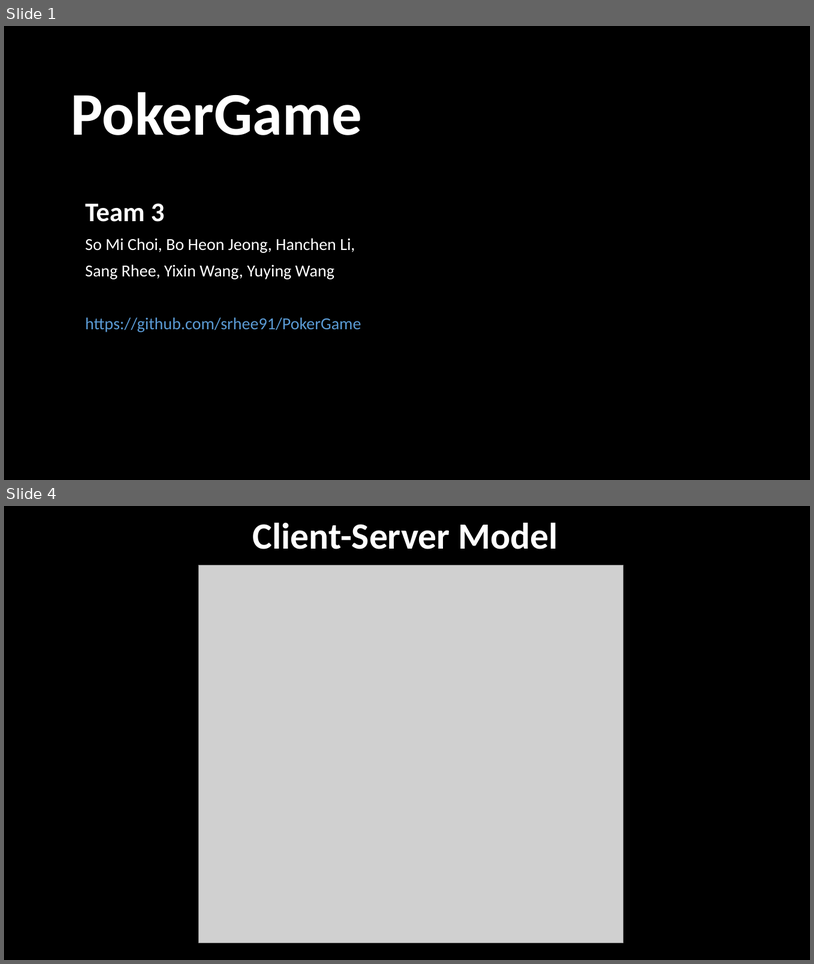
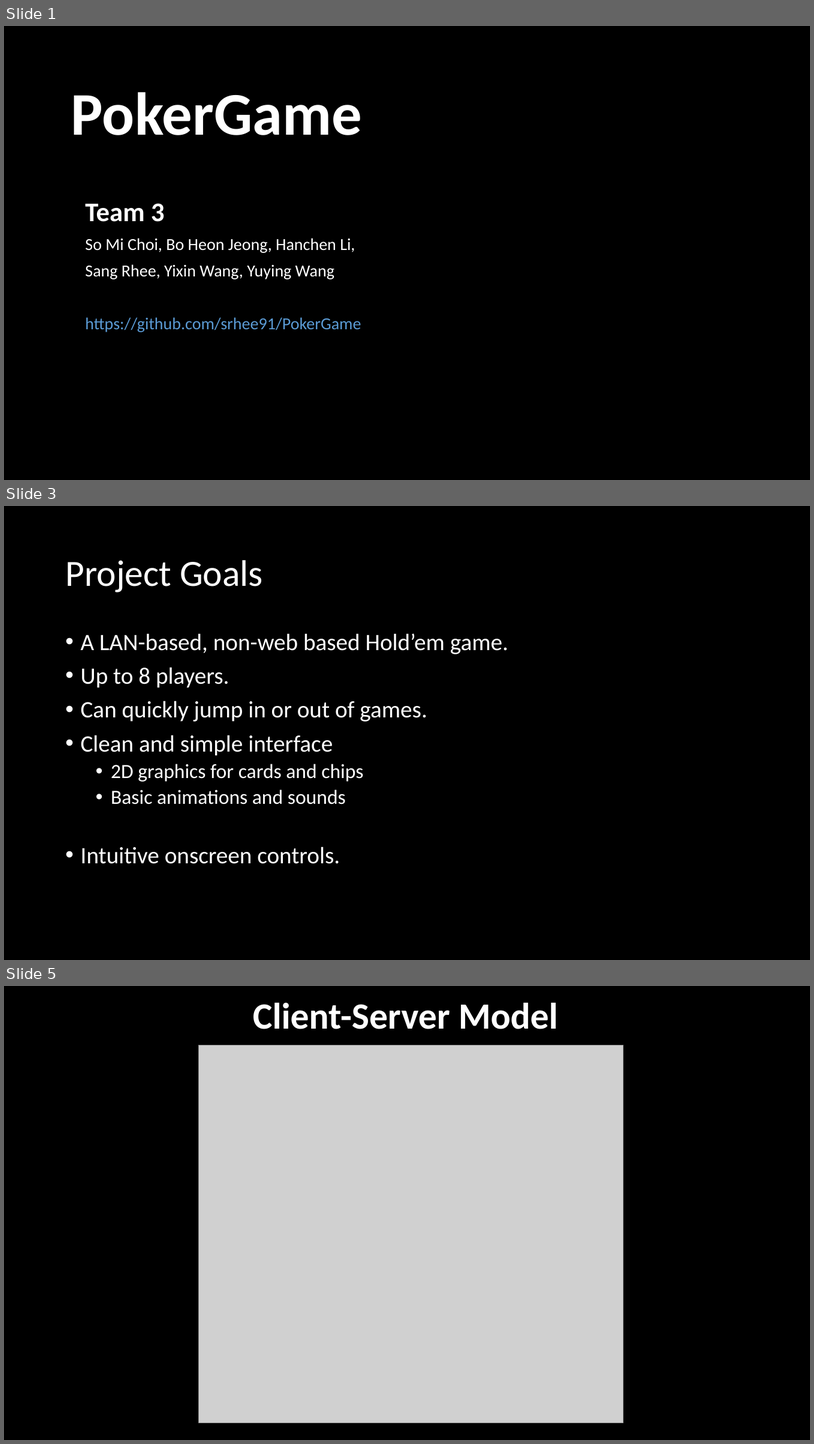
Before and after one commit to srhee91/PokerGame, a slide deck: 09. Sprint3 Final Presentation/FinalPresentation.pptx. Shown one above the other, each under a label of ours: slides 1 and 4 before the commit, slides 1, 3 and 5 after it; the slides between them are not shown. The pictures are 814x964 and 814x1444 pixels, drawn with LibreOffice and Linux fonts; fonts in the diff are those of the drawing; grey boxes stand for pictures; background and template pictures are left out. Boxes give left, top, right and bottom in pixels: in the first picture for what was removed or moved away, otherwise in the second. Text is boxed around its words. In the diff, an @@ line names an element or a change of style, - is before the commit and + after.

Commit message:
added a,b slides to ppt

```diff
--- a/09. Sprint3 Final Presentation/FinalPresentation.pptx
+++ b/09. Sprint3 Final Presentation/FinalPresentation.pptx
@@ slide 3 added at [4,506,810,960], background picture (left out) @@
@@ title added at [65,560,263,592], 44 pt, text #FFFFFF @@
+Project Goals
@@ text added at [81,633,509,864], 28 pt, text #FFFFFF @@
+• A LAN-based, non-web based Hold’em game.
+• Up to 8 players.
+• Can quickly jump in or out of games.
+• Clean and simple interface
+  • 2D graphics for cards and chips
+  • Basic animations and sounds
+• Intuitive onscreen controls.
@@ what was slide 4 is now slide 5 @@
```
Also in this commit, not shown: 2 other slides added, 2 slides removed.
